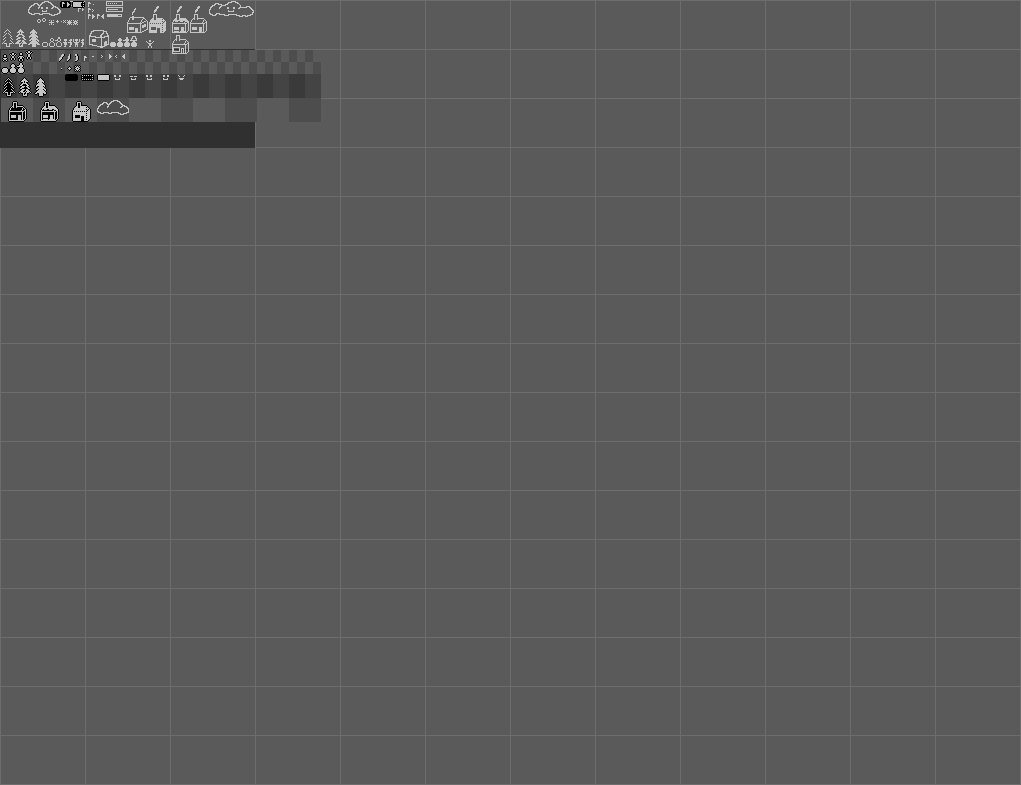
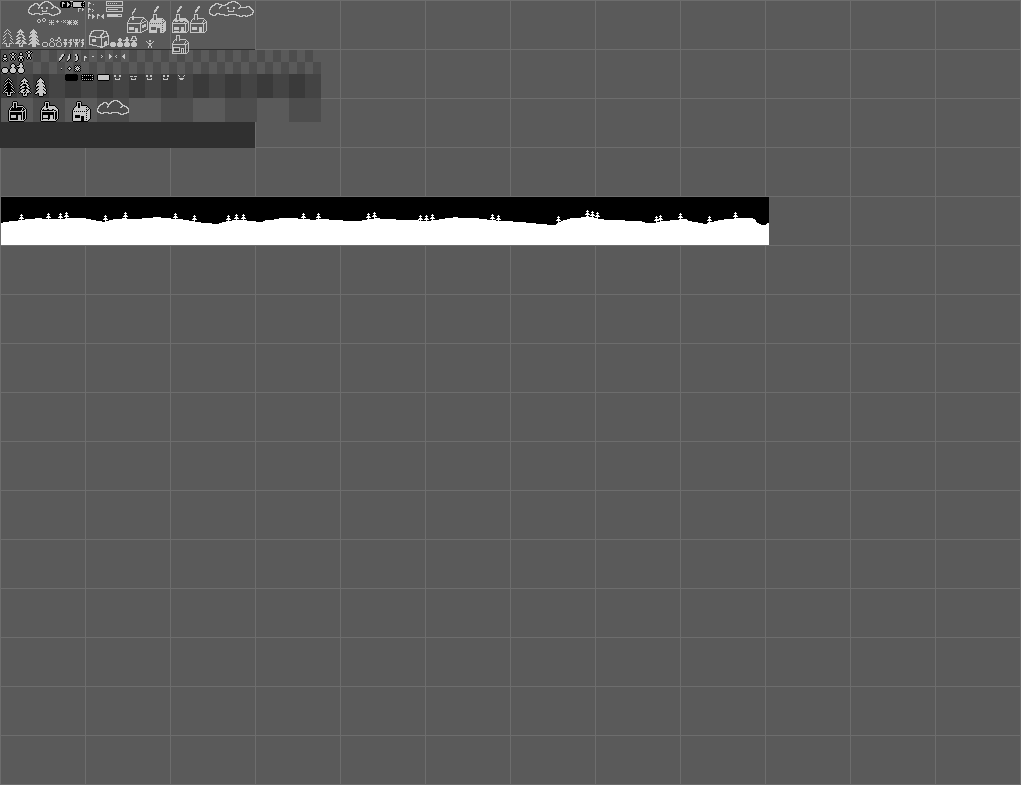
Comparing the layer stacks of the two 1021 × 785 images. Changes:
added layer "Pasted Layer #1" above "Layer #4" over [1, 197, 769, 245]
